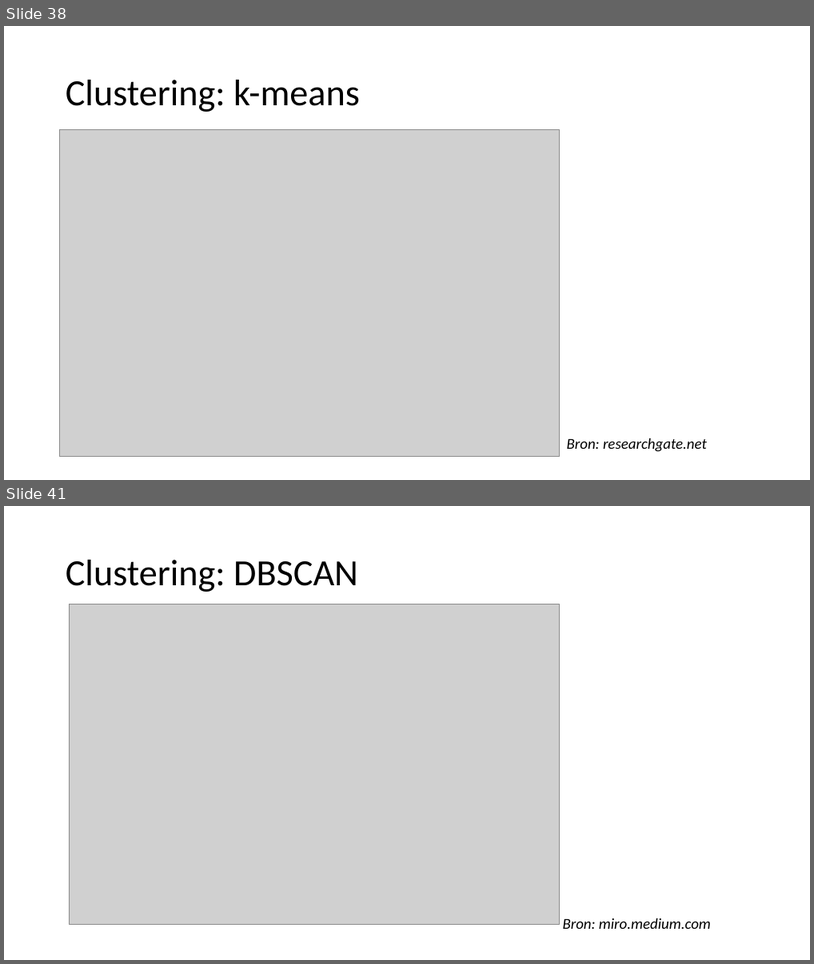
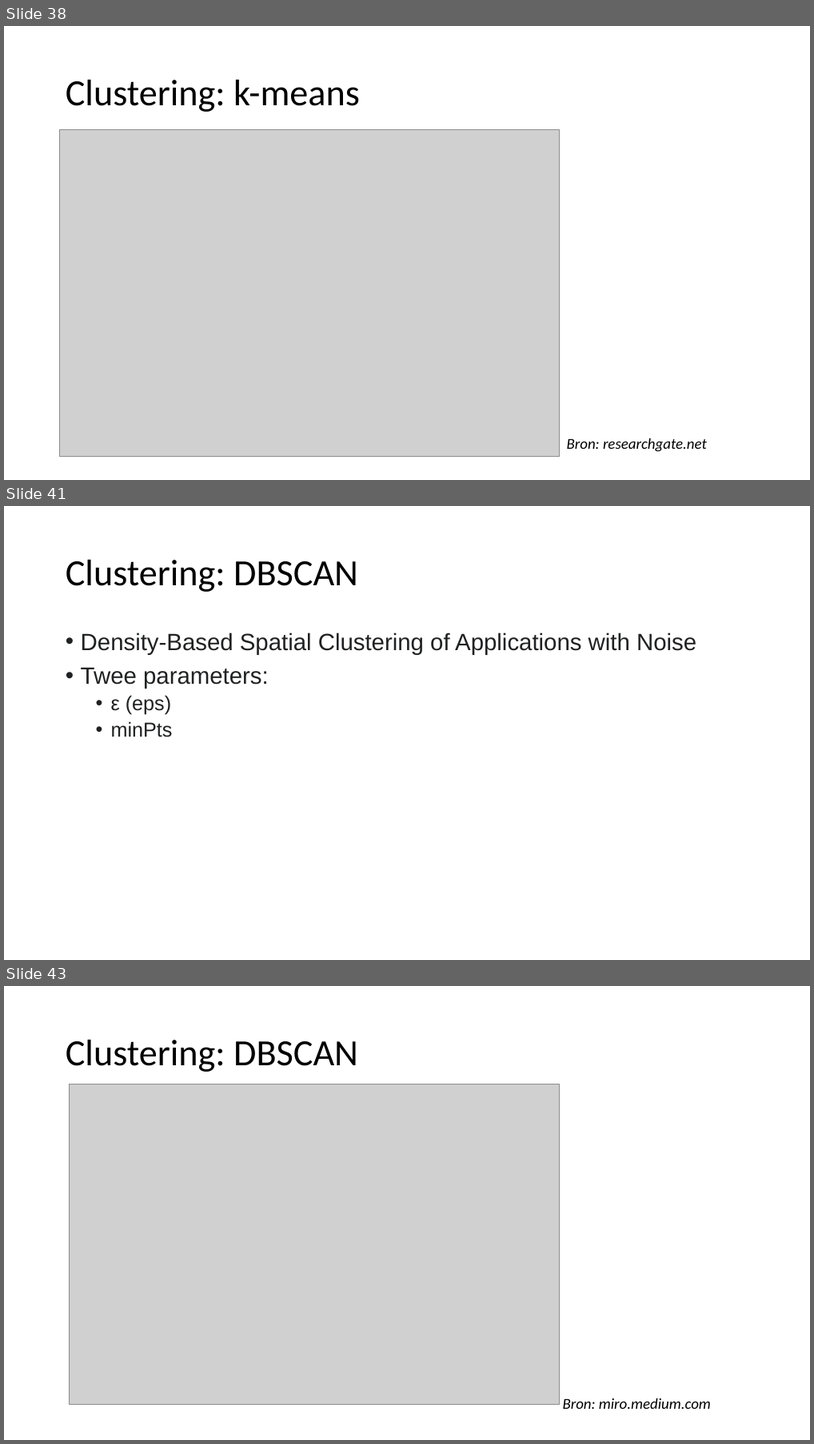
Before and after one commit to hanze-hbo-ict/Machine-Learning, a slide deck: Keynote/6.andere-modellen.pptx. Shown one above the other, each under a label of ours: slides 38 and 41 before the commit, slides 38, 41 and 43 after it; the slides between them are not shown. The pictures are 814x964 and 814x1444 pixels, drawn with LibreOffice and Linux fonts; fonts in the diff are those of the drawing; grey boxes stand for pictures. Boxes give left, top, right and bottom in pixels: in the first picture for what was removed or moved away, otherwise in the second. Text is boxed around its words. In the diff, an @@ line names an element or a change of style, - is before the commit and + after.

```diff
--- a/Keynote/6.andere-modellen.pptx
+++ b/Keynote/6.andere-modellen.pptx
@@ slide 41 added at (4,506,810,960), background #FFFFFF @@
@@ title added at (66,560,358,592), 44 pt, text #000000 @@
+Clustering: DBSCAN
@@ text added at (81,632,697,737), 28 pt, text #202122 @@
+• Density-Based Spatial Clustering of Applications with Noise
+• Twee parameters:
+  • ε (eps)
+  • minPts
@@ what was slide 41 is now slide 43 @@
```
Also in this commit, not shown: 3 slides changed, 2 other slides added, 3 other files.
